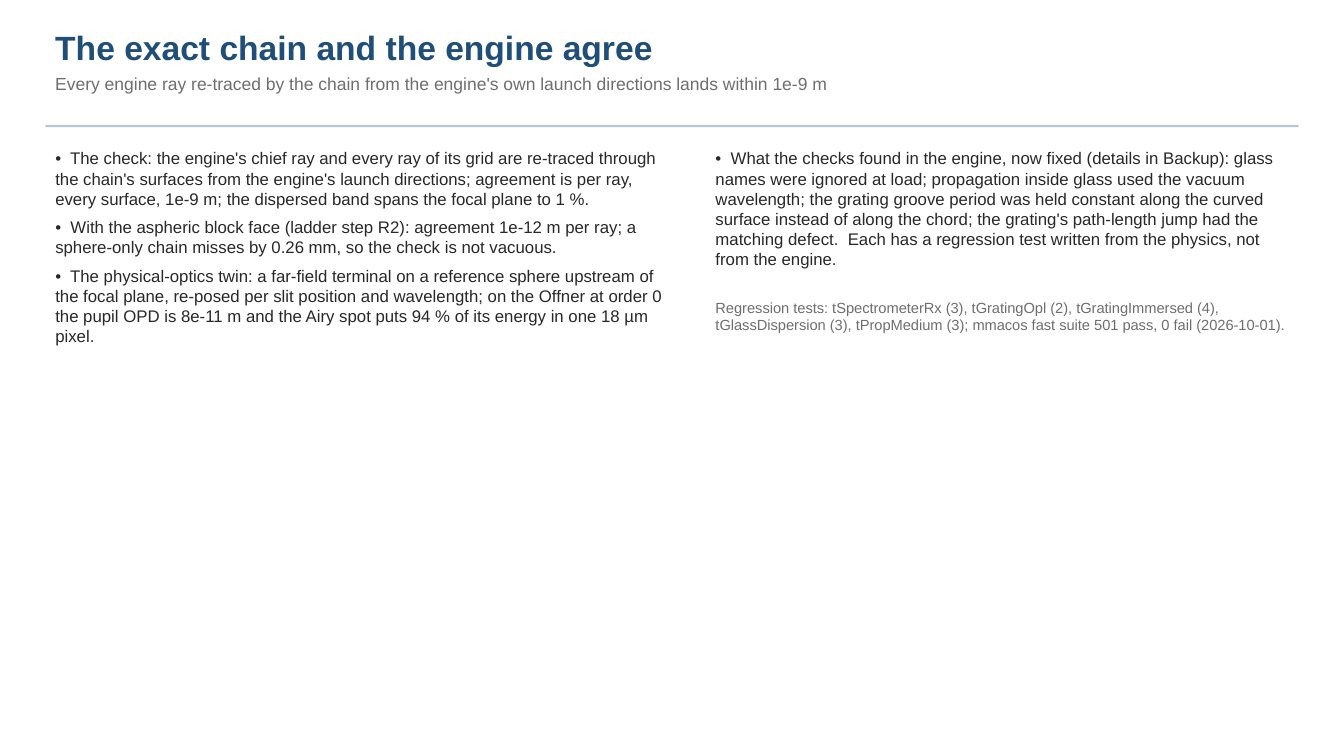
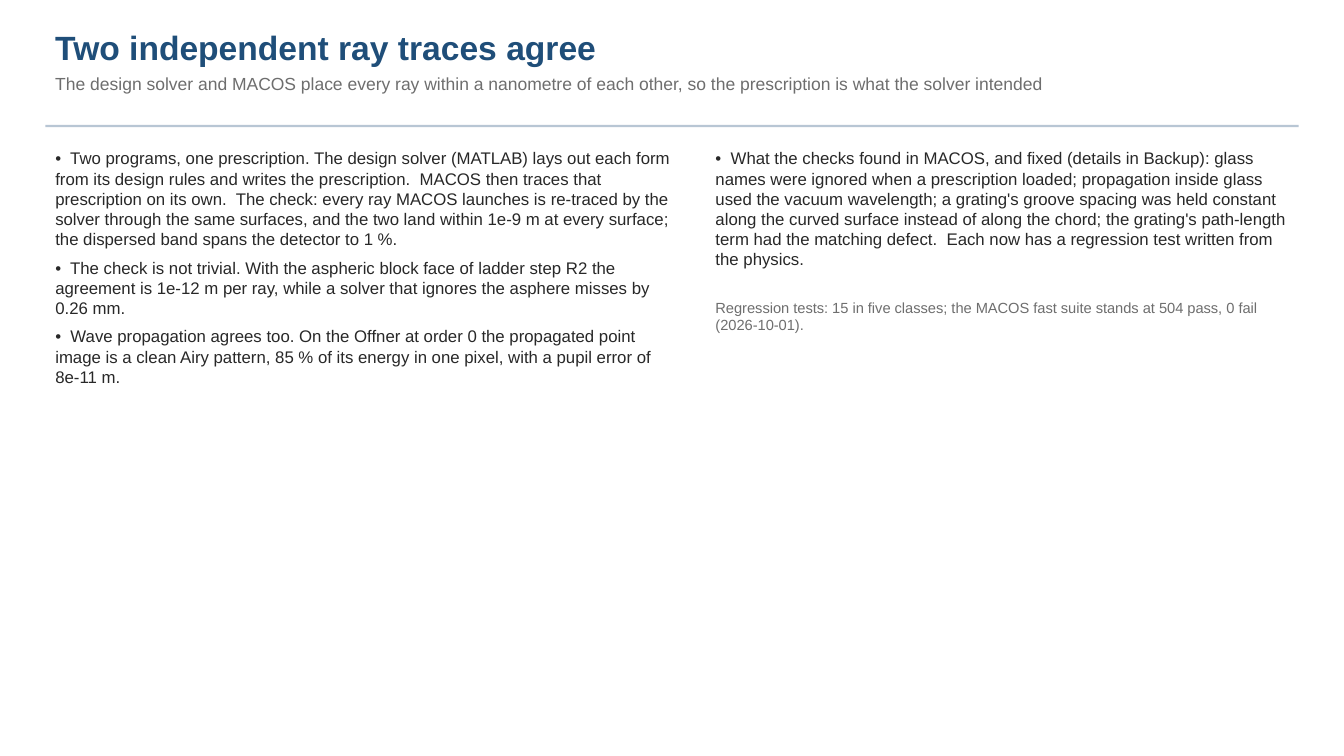
Before and after one commit to nasa-jpl/macos, a slide deck: slide 8 of demo_session/deck_dyson_baseline.pptx. Drawn at 1344x756 pixels with LibreOffice and Linux fonts; fonts in the diff are those of the drawing. Boxes give left, top, right and bottom in pixels: in the first picture for what was removed or moved away, otherwise in the second. Text is boxed around its words. In the diff, an @@ line names an element or a change of style, - is before the commit and + after.

```diff
--- a/demo_session/deck_dyson_baseline.pptx
+++ b/demo_session/deck_dyson_baseline.pptx
@@ text at box(55, 35, 1042, 94): text changed @@
-The exact chain and the engine agree
-Every engine ray re-traced by the chain from the engine's own launch directions lands within 1e-9 m
+Two independent ray traces agree
+The design solver and MACOS place every ray within a nanometre of each other, so the prescription is what the solver intended
@@ text at box(55, 152, 670, 383): text changed @@
-• The check: the engine's chief ray and every ray of its grid are re-traced through the chain's surfaces from the engine's launch directions; agreement is per ray, every surface, 1e-9 m; the dispersed band spans the focal plane to 1 %.
-• With the aspheric block face (ladder step R2): agreement 1e-12 m per ray; a sphere-only chain misses by 0.26 mm, so the check is not vacuous.
-• The physical-optics twin: a far-field terminal on a reference sphere upstream of the focal plane, re-posed per slit position and wavelength; on the Offner at order 0 the pupil OPD is 8e-11 m and the Airy spot puts 94 % of its energy in one 18 µm pixel.
+• Two programs, one prescription. The design solver (MATLAB) lays out each form from its design rules and writes the prescription. MACOS then traces that prescription on its own. The check: every ray MACOS launches is re-traced by the solver through the same surfaces, and the two land within 1e-9 m at every surface; the dispersed band spans the detector to 1 %.
+• The check is not trivial. With the aspheric block face of ladder step R2 the agreement is 1e-12 m per ray, while a solver that ignores the asphere misses by 0.26 mm.
+• Wave propagation agrees too. On the Offner at order 0 the propagated point image is a clean Airy pattern, 85 % of its energy in one pixel, with a pupil error of 8e-11 m.
@@ text at box(715, 152, 1286, 269): text changed @@
-• What the checks found in the engine, now fixed (details in Backup): glass names were ignored at load; propagation inside glass used the vacuum wavelength; the grating groove period was held constant along the curved surface instead of along the chord; the grating's path-length jump had the matching defect. Each has a regression test written from the physics, not from the engine.
+• What the checks found in MACOS, and fixed (details in Backup): glass names were ignored when a prescription loaded; propagation inside glass used the vacuum wavelength; a grating's groove spacing was held constant along the curved surface instead of along the chord; the grating's path-length term had the matching defect. Each now has a regression test written from the physics.
@@ text at box(715, 302, 1258, 333): text changed @@
-Regression tests: tSpectrometerRx (3), tGratingOpl (2), tGratingImmersed (4), tGlassDispersion (3), tPropMedium (3); mmacos fast suite 501 pass, 0 fail (2026-10-01).
+Regression tests: 15 in five classes; the MACOS fast suite stands at 504 pass, 0 fail (2026-10-01).
```
Also in this commit, not shown: 3 other slides changed, 1 slide removed, 1 other file.
